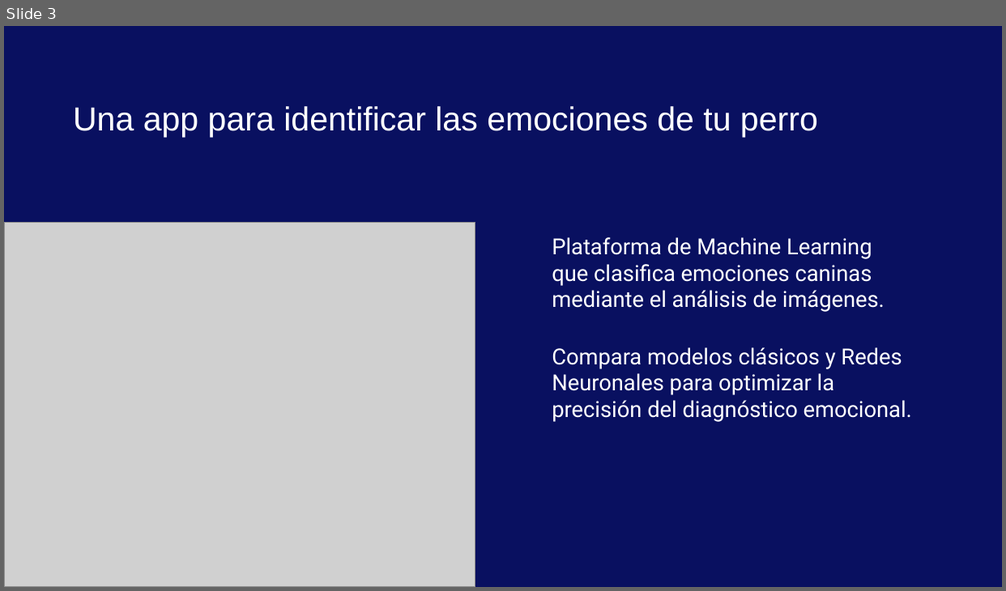
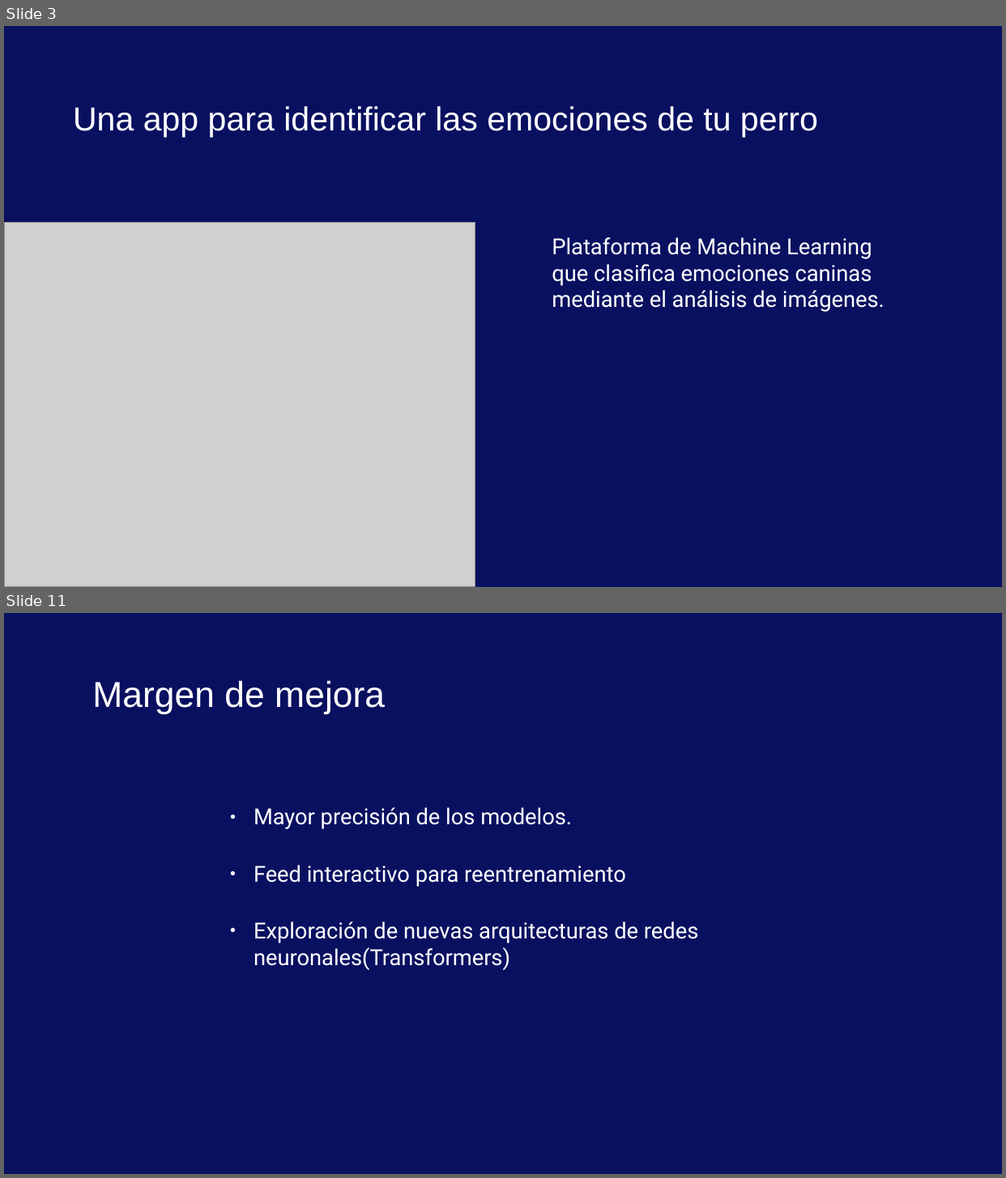
Before and after one commit to AGC79/proyecto_machine_learning_agc, a slide deck: docs/presentacion_app_ml.pptx. Shown one above the other, each under a label of ours: slide 3 before the commit, slides 3 and 11 after it; the slides between them are not shown. The pictures are 1006x591 and 1006x1178 pixels, drawn with LibreOffice and Linux fonts; fonts in the diff are those of the drawing; grey boxes stand for pictures; background and template pictures are left out. Boxes give left, top, right and bottom in pixels: in the first picture for what was removed or moved away, otherwise in the second. Text is boxed around its words. In the diff, an @@ line names an element or a change of style, - is before the commit and + after.

```diff
--- a/docs/presentacion_app_ml.pptx
+++ b/docs/presentacion_app_ml.pptx
@@ slide 11 added at box(4, 613, 1002, 1174), background picture (left out) @@
@@ title added at box(92, 680, 385, 714), 26 pt, text #FFFFFF @@
+Margen de mejora
@@ text added at box(253, 807, 698, 970), 16 pt, text #FFFFFF @@
+● Mayor precisión de los modelos.
+● Feed interactivo para reentrenamiento
+● Exploración de nuevas arquitecturas de redes neuronales(Transformers)
@@ slide 3 changed as well @@
@@ subtitle at box(552, 348, 912, 422): paragraph removed @@
-Compara modelos clásicos y Redes Neuronales para optimizar la precisión del diagnóstico emocional.
```
Also in this commit, not shown: 2 other slides changed, 9 other slides added, 13 slides removed, 2 other files.
